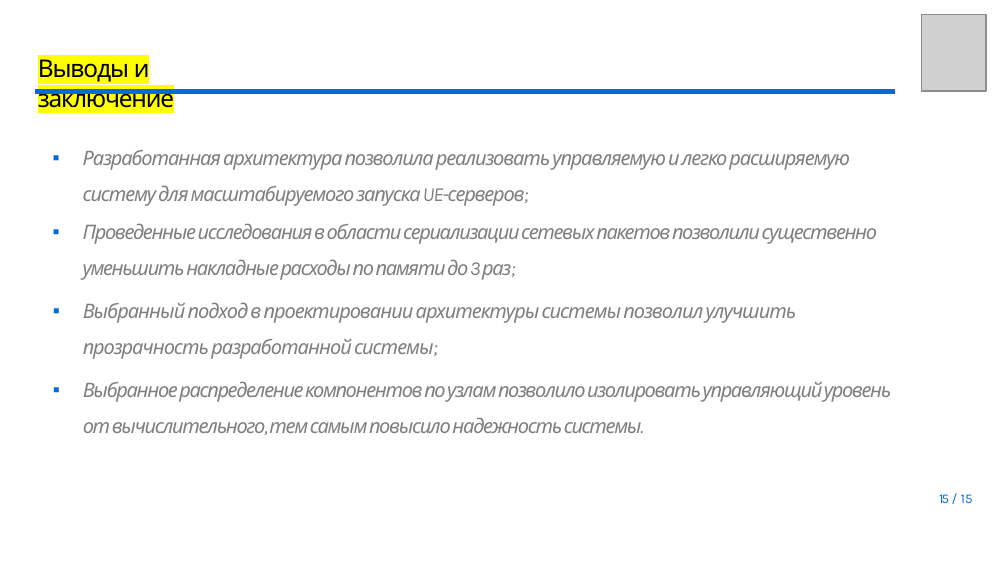
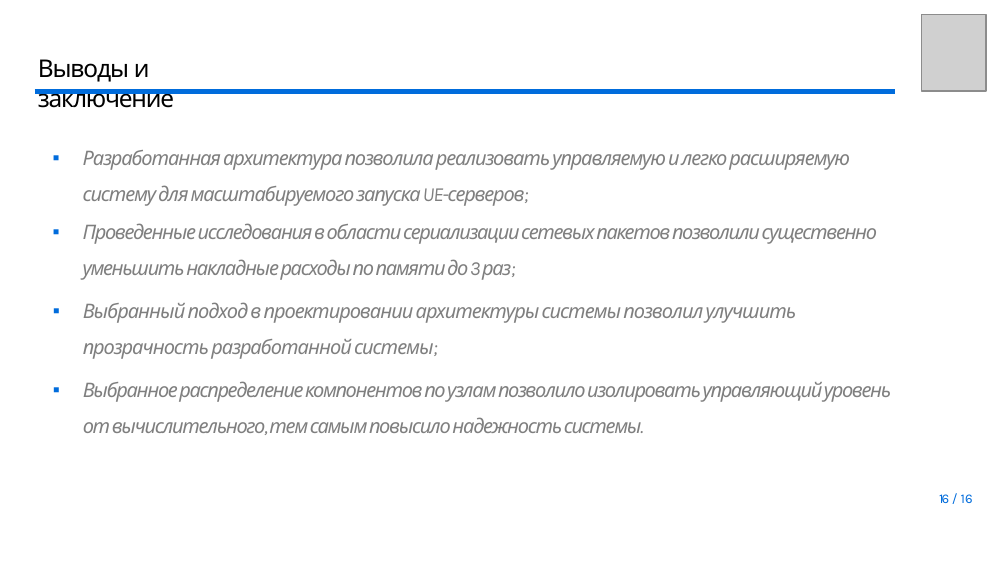
Before and after one commit to youngB0rrov/bmstu_doc, a slide deck: slide 16 of Master/Diploma/presentation/Презентация.pptx (slide 15 before the commit). Drawn at 1008x567 pixels with LibreOffice and Linux fonts; fonts in the diff are those of the drawing; grey boxes stand for pictures; background and template pictures are left out. Boxes give left, top, right and bottom in pixels: in the first picture for what was removed or moved away, otherwise in the second. Text is boxed around its words. In the diff, an @@ line names an element or a change of style, - is before the commit and + after.

```diff
--- a/Master/Diploma/presentation/Презентация.pptx
+++ b/Master/Diploma/presentation/Презентация.pptx
@@ title "Выводы и заключение" at [38,59,174,108]: highlight #FFFF00 to none @@
@@ page number at [939,494,973,503]: text changed @@
-15 / 15
+16 / 16
```
Also in this commit, not shown: 4 other slides changed, 1 slide added, 2 other files.
